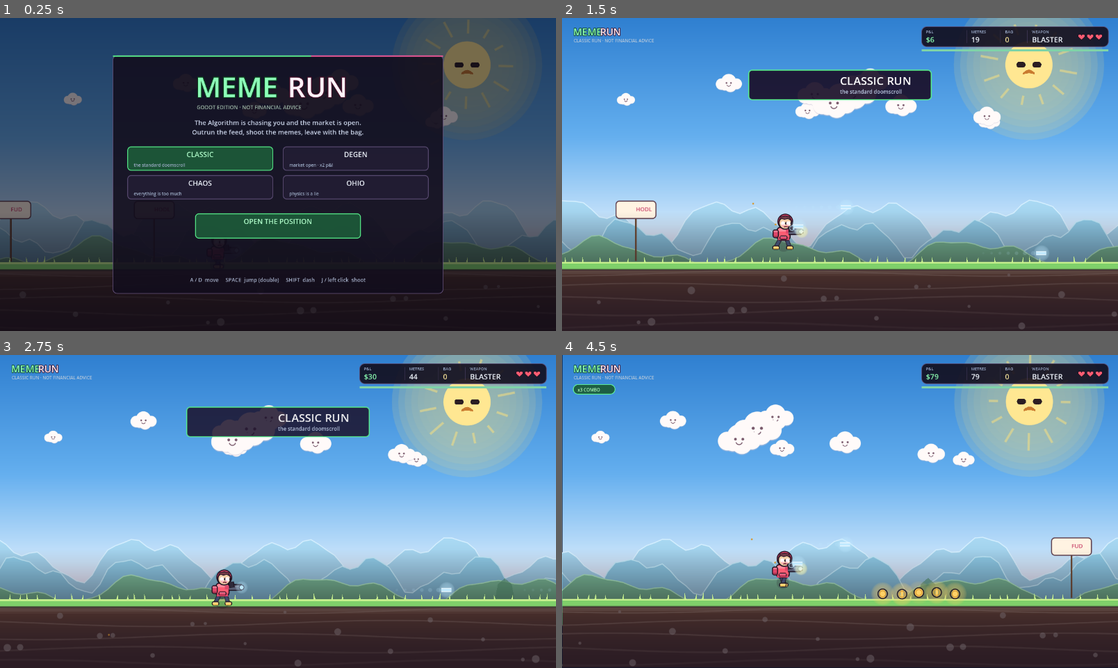
Above: before the commit, frames 1-4 (two rows, left to right).
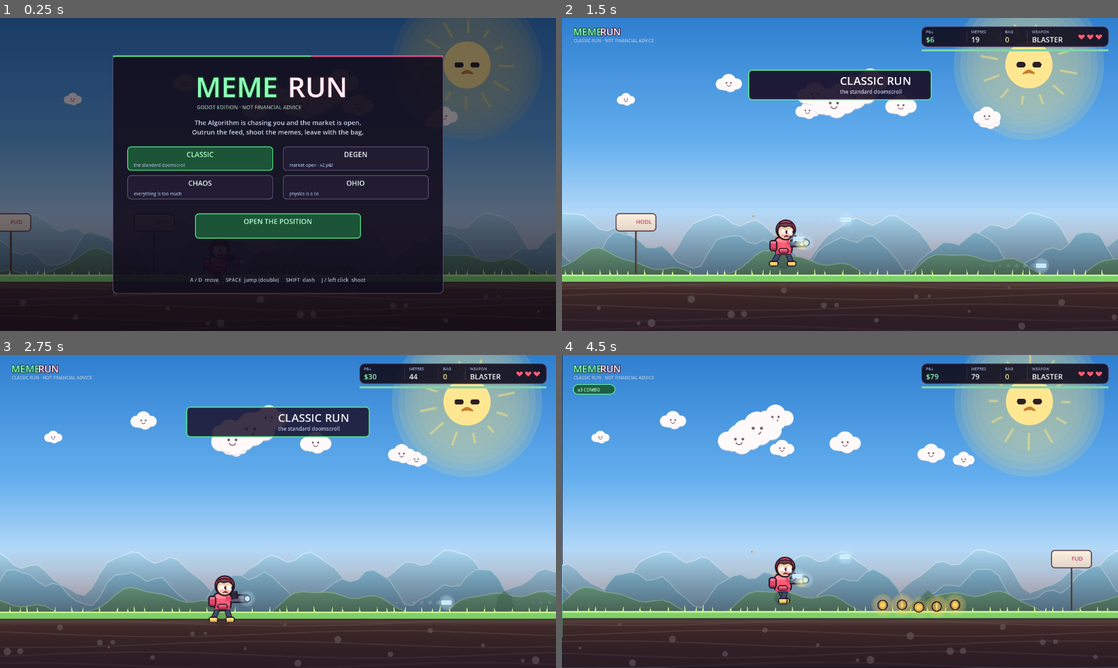
Above: after the commit, the same moments.

Repository: makefunstuff/meme-run
Game: Godot game, scene res://main.tscn
The game is run twice, just before and just after one commit, with the same random seed, the same clock (stepped at 60 frames per second) and the same inputs.
Inputs (mouse positions are in pixels of both pictures, inside the frame that each line leads up to):
- Up to frame 1 (0.25 s): no input
- Up to frame 2 (1.5 s): tap Enter at 0.5 s; move the mouse to (962, 158) at 0.52 s; hold D (move_right) 0.53-1.25 s; tap Shift (dash) at 0.6 s; click (962, 158) at 0.67 s; tap Space (jump) at 0.77, 1.07 s; drag from (728, 190) to (812, 237) at 1.27 s
- Up to frame 3 (2.75 s): move the mouse to (333, 442) at 2.02 s; hold D (move_right) from 2.03 s (still down); tap F at 2.1 s
- Up to frame 4 (4.5 s): release D (move_right) at 2.75 s; drag from (812, 574) to (673, 464) at 2.77 s; move the mouse to (1006, 558) at 3.52 s; hold A (move_left) 3.53-4.25 s; tap 1 at 3.6 s; tap Space (jump) at 3.77, 4.07 s; drag from (673, 464) to (756, 433) at 4.27 s

The runs differ from the first frame. In frame 1, 3.9% of the frame differs, in the area x 0-100%, y 58-85%; in frame 2, 13%; in frame 3, 13%; in frame 4, 14%, in the area x 0-100%, y 58-100%.

Commit message:
Godot: bigger cast, higher stage, single boss health bar, boss review hook
- Draw the cast at 1.3x (collision radius unchanged) and raise the floor to 0.82
  of the view: at 720p the character was under 8% of screen height and the soil
  band took a fifth of the frame.
- The boss had its own health bar as well as the HUD's; keep the HUD one and show
  phase pips on the phone instead.
- --boss spawns the boss immediately for review.

Diff:
--- a/godot/src/boss.gd
+++ b/godot/src/boss.gd
@@ -199,10 +199,10 @@
 		Toy.blob(self, bp, 9.0 * scale_mult, col, 1.8, 12)
 		draw_circle(bp, 3.4 * scale_mult, Toy.WHITE, true, -1.0, true)
 
-	# health bar above, phase pips
-	var bw := w * 1.5
-	var frac := clampf(float(hp) / float(max_hp), 0.0, 1.0)
-	var by := -h * 1.05
-	draw_rect(Rect2(-bw * 0.5, by, bw, 8), Color(0.08, 0.04, 0.12, 0.8))
-	draw_rect(Rect2(-bw * 0.5, by, bw * frac, 8), Toy.PINK if phase == 3 else (Toy.GOLD if phase == 2 else Toy.MINT))
-	draw_rect(Rect2(-bw * 0.5, by, bw, 8), Toy.INK, false, 1.6)
+	# the health bar lives in the HUD, not twice on screen; just mark the phase
+	var pip_y := -h * 1.0
+	for i in 3:
+		var lit := i < phase
+		var c: Color = [Toy.MINT, Toy.GOLD, Toy.PINK][i] if lit else Color(0.25, 0.2, 0.3)
+		draw_circle(Vector2((float(i) - 1.0) * 14.0, pip_y), 4.5, c, true, -1.0, true)
+		draw_circle(Vector2((float(i) - 1.0) * 14.0, pip_y), 4.5, Toy.INK, false, 1.4, true)
--- a/godot/src/enemy.gd
+++ b/godot/src/enemy.gd
@@ -166,7 +166,7 @@
 	# ground shadow
 	draw_circle(Vector2(0, r * 0.92), r * 0.9, Color(0.1, 0.05, 0.12, 0.28), true, -1.0, true)
 
-	draw_set_transform(Vector2.ZERO, 0.0, Vector2(2.0 - pop, pop))
+	draw_set_transform(Vector2.ZERO, 0.0, Vector2((2.0 - pop) * 1.22, pop * 1.22))
 
 	match kind:
 		"walker":
--- a/godot/src/game.gd
+++ b/godot/src/game.gd
@@ -90,7 +90,7 @@
 	if not OS.has_feature("web"):
 		win.size = Vector2i(1280, 720)
 	view = get_viewport().get_visible_rect().size
-	ground_y = view.y * 0.78
+	ground_y = view.y * 0.82
 
 	backdrop = CanvasLayer.new()
 	backdrop.name = "Backdrop"
@@ -577,6 +577,10 @@
 			_capture_run(a.substr(6), 6)
 		elif a.begins_with("--mode="):
 			start_run(a.substr(7))
+		elif a == "--boss":
+			if state != ST_PLAY:
+				start_run(mode)
+			_spawn_boss()
 		elif a.begins_with("--spawn="):
 			_spawn_lineup(a.substr(8))
 
--- a/godot/src/player.gd
+++ b/godot/src/player.gd
@@ -299,6 +299,7 @@
 	if hit_flash > 0.02:
 		body_col = body_col.lerp(Color.WHITE, hit_flash * 0.7)
 
+	draw_set_transform(Vector2.ZERO, 0.0, Vector2(1, 1))
 	# dash smear
 	for i in trail.size():
 		var t2 := float(i) / float(max(1, trail.size()))
@@ -311,6 +312,10 @@
 
 	var a := 1.0 if not flicker else 0.45
 	var facing := 1.0 if aim.x >= 0.0 else -1.0
+
+	# drawn at 1.3x: the collision radius stays honest, so this is purely a
+	# reading-size decision — the character was under 8% of screen height
+	draw_set_transform(Vector2.ZERO, 0.0, Vector2(1.3, 1.3))
 
 	# contact shadow: without it the character floats above the floor
 	var air := clampf(1.0 - (ground_y_offset()) / 260.0, 0.35, 1.0)
@@ -367,6 +372,8 @@
 	draw_line(shoulder, arm_end, Color(Toy.PINK_D, a), 8.0, true)
 	draw_circle(arm_end, 4.6, Color(Toy.SKIN, a), true, -1.0, true)
 	_draw_gun(arm_end, a)
+
+	draw_set_transform(Vector2.ZERO, 0.0, Vector2(1, 1))
 
 	# muzzle flash
 	if muzzle > 0.02:
--- a/godot/src/world.gd
+++ b/godot/src/world.gd
@@ -75,7 +75,7 @@
 func _process(delta: float) -> void:
 	t += delta
 	view = get_viewport().get_visible_rect().size
-	ground_y = view.y * 0.78
+	ground_y = view.y * 0.82
 	queue_redraw()
 
 func _draw() -> void:
Not shown, changed: web/index.html
Not shown, changed: web/index.pck
